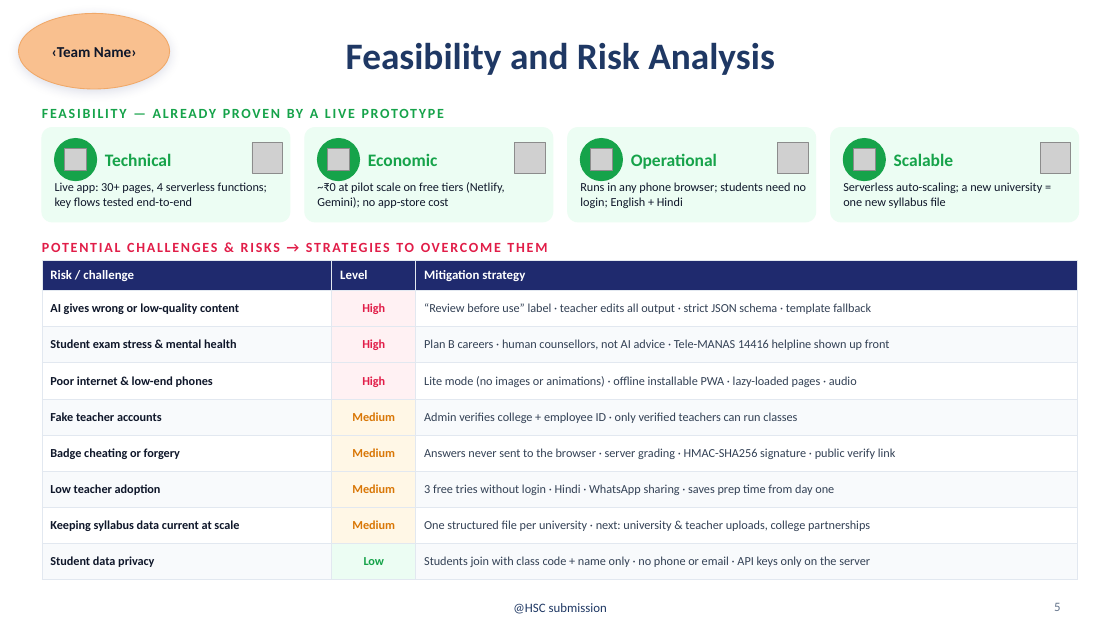
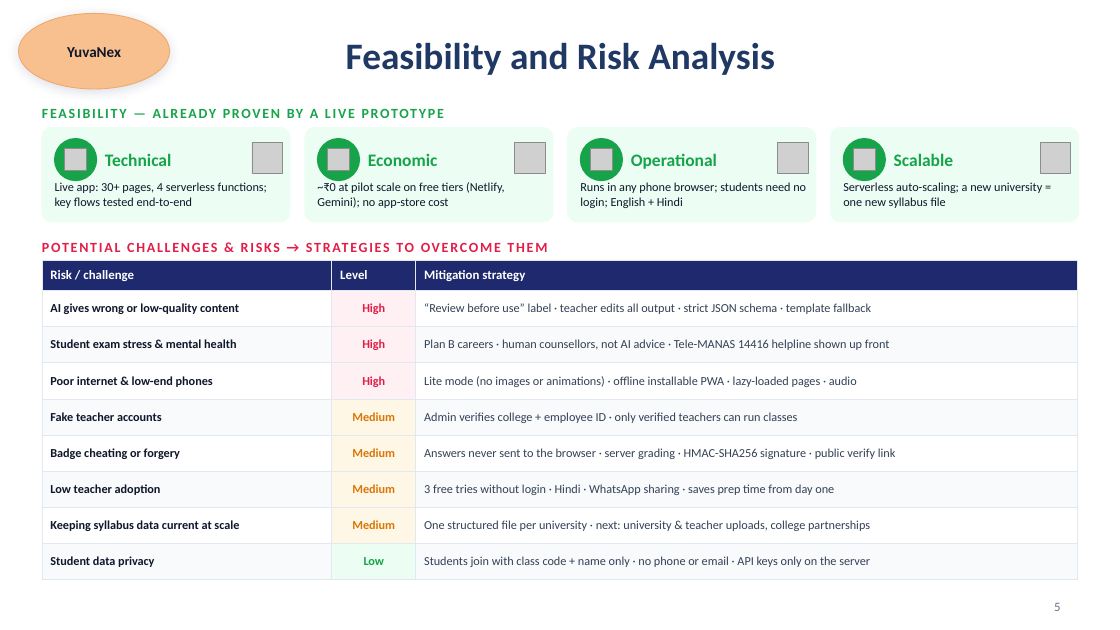
Before and after one commit to prakharporwal518-collab/Student-Setu, a slide deck: slide 5 of hackathon-submission/Student_Setu_HSC.pptx. Drawn at 1120x630 pixels with LibreOffice and Linux fonts; fonts in the diff are those of the drawing; grey boxes stand for pictures; background and template pictures are left out. Boxes give left, top, right and bottom in pixels: in the first picture for what was removed or moved away, otherwise in the second. Text is boxed around its words. In the diff, an @@ line names an element or a change of style, - is before the commit and + after.

```diff
--- a/hackathon-submission/Student_Setu_HSC.pptx
+++ b/hackathon-submission/Student_Setu_HSC.pptx
@@ text at <box>67,47,121,57</box>: text changed @@
-‹Team Name›
+YuvaNex
@@ text removed at <box>513,603,607,614</box> @@
-@HSC submission
```
Also in this commit, not shown: 6 other slides changed, 2 other files.
